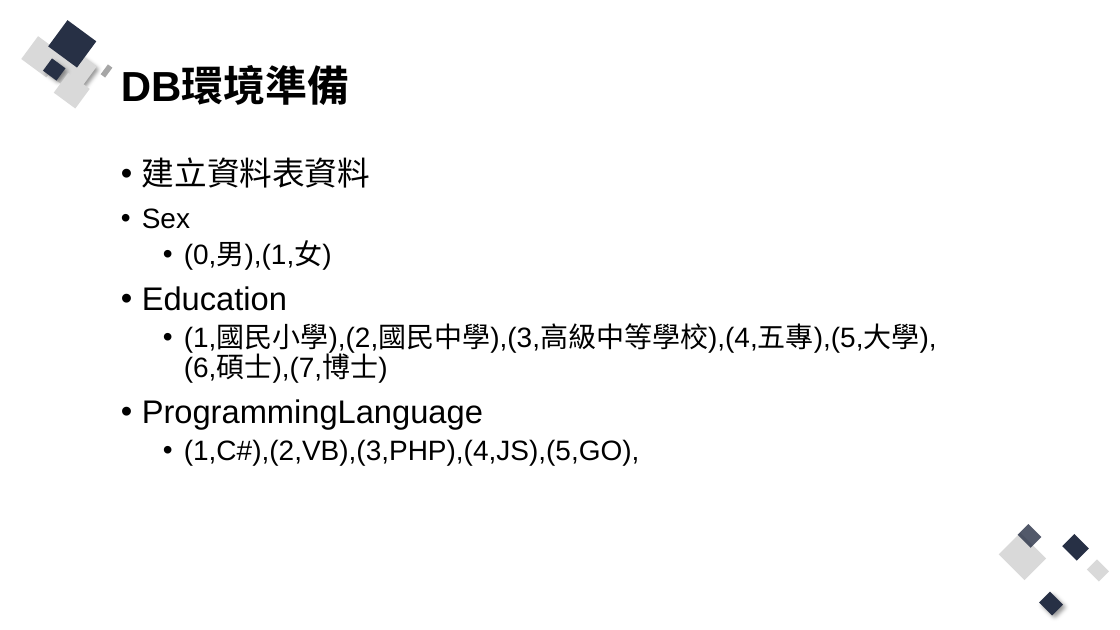
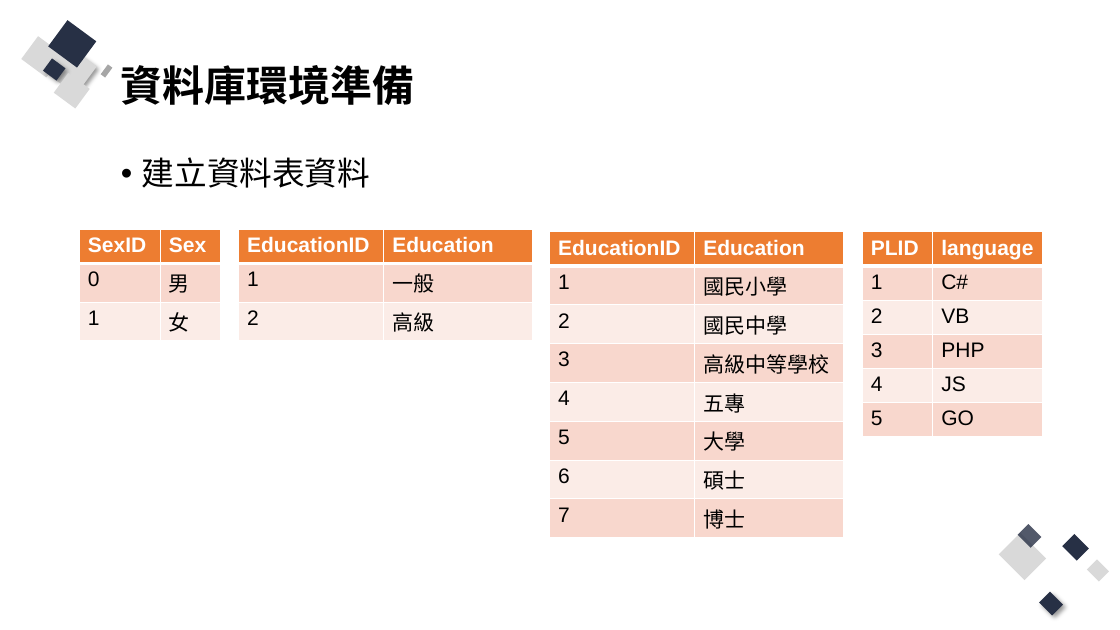
Before and after one commit to Q81JIAXIONG/-, a slide deck: slide 7 of 投影片/3..pptx (slide 5 before the commit). Drawn at 1120x630 pixels with LibreOffice and Linux fonts; fonts in the diff are those of the drawing. Boxes give left, top, right and bottom in pixels: in the first picture for what was removed or moved away, otherwise in the second. Text is boxed around its words. In the diff, an @@ line names an element or a change of style, - is before the commit and + after.

Commit message:
準備第3周sqldatasource範例

```diff
--- a/投影片/3..pptx
+++ b/投影片/3..pptx
@@ title at (121,65,415,105): text changed @@
-DB環境準備
+資料庫環境準備
@@ text at (142,208,937,465): paragraphs removed @@
-  • Sex
-  • (0,男),(1,女)
-• Education
-  • (1,國民小學),(2,國民中學),(3,高級中等學校),(4,五專),(5,大學),
-    (6,碩士),(7,博士)
-• ProgrammingLanguage
-  • (1,C#),(2,VB),(3,PHP),(4,JS),(5,GO),
@@ table added at (80,229,220,336), 3 rows, 2 columns @@
+SexID | Sex
+0 | 男
+1 | 女
@@ table added at (239,229,533,336), 3 rows, 2 columns @@
+EducationID | Education
+1 | 一般
+2 | 高級
@@ table added at (549,232,844,533), 8 rows, 2 columns @@
+EducationID | Education
+1 | 國民小學
+2 | 國民中學
+3 | 高級中等學校
+4 | 五專
+5 | 大學
+6 | 碩士
+7 | 博士
@@ table added at (863,232,1043,436), 6 rows, 2 columns @@
+PLID | language
+1 | C#
+2 | VB
+3 | PHP
+4 | JS
+5 | GO
```
Also in this commit, not shown: 3 other slides changed, 25 slides added, 2 slides removed, 12 other files.
